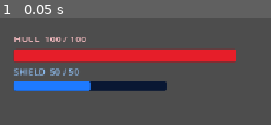
Above: before the commit, frame 1.
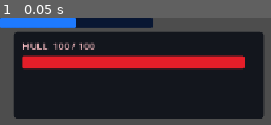
Above: after the commit, the same moment.

Repository: Bbran4/SpaceDelivery
Game: Godot game, scene res://scenes/hud.tscn
Two runs of this game, one before a commit and one after it. Both use one fixed random seed, a clock stepped at 60 frames per second and the inputs below. The project has no main scene, so this scene is started directly.
Inputs:
- Up to frame 1 (0.05 s): no input

The runs differ from the first frame. In frame 1, 75% of the frame differs, in the area x 0-98%, y 0-95%.

Commit message:
Polish HUD panel layout

Diff:
--- a/scenes/hud.tscn
+++ b/scenes/hud.tscn
@@ -44,32 +44,32 @@
 [node name="HUD" type="Control"]
 layout_mode = 3
 anchors_preset = 0
-offset_right = 360.0
+offset_right = 380.0
 offset_bottom = 145.0
 mouse_filter = 2
 script = ExtResource("1_hud")
 
-[node name="MarginContainer" type="MarginContainer" parent="."]
+[node name="PanelContainer" type="PanelContainer" parent="."]
 layout_mode = 1
 anchors_preset = 0
 offset_left = 20.0
 offset_top = 20.0
-offset_right = 360.0
+offset_right = 380.0
 offset_bottom = 145.0
 theme_override_styles/panel = SubResource("StyleBoxFlat_panel")
 
-[node name="VBoxContainer" type="VBoxContainer" parent="MarginContainer"]
+[node name="VBoxContainer" type="VBoxContainer" parent="PanelContainer"]
 layout_mode = 2
 theme_override_constants/separation = 5
 
-[node name="HullLabel" type="Label" parent="MarginContainer/VBoxContainer"]
+[node name="HullLabel" type="Label" parent="PanelContainer/VBoxContainer"]
 unique_name_in_owner = true
 layout_mode = 2
 theme_override_colors/font_color = Color(1, 0.76, 0.78, 1)
 theme_override_font_sizes/font_size = 14
 text = "HULL  100 / 100"
 
-[node name="HullBar" type="ProgressBar" parent="MarginContainer/VBoxContainer"]
+[node name="HullBar" type="ProgressBar" parent="PanelContainer/VBoxContainer"]
 unique_name_in_owner = true
 custom_minimum_size = Vector2(320, 18)
 layout_mode = 2
Not shown: 1 places in scenes/hud.tscn that only renumber resources
